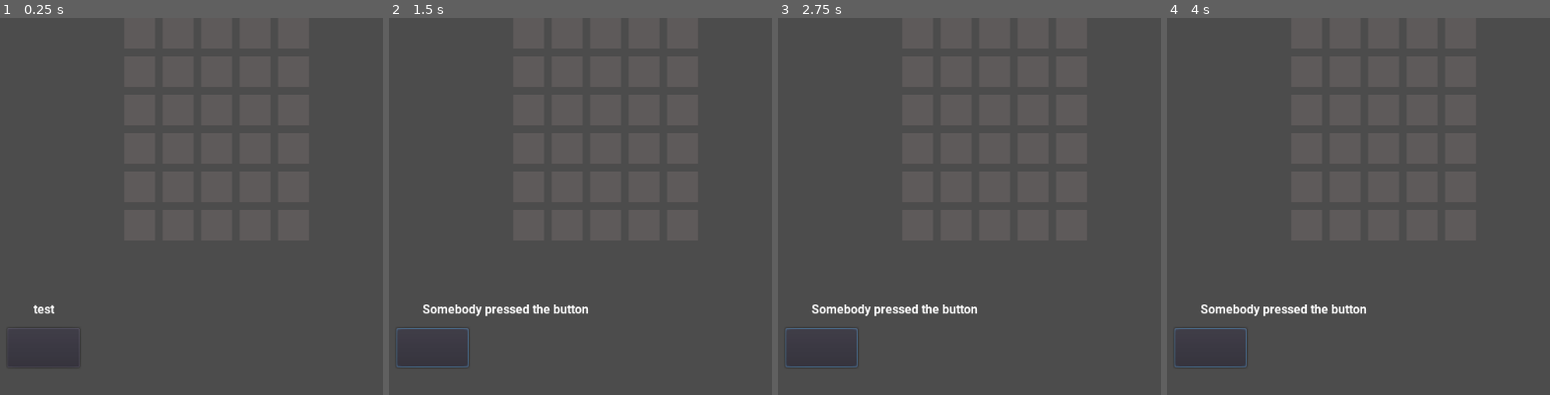
Above: before the commit, frames 1-4 (left to right).
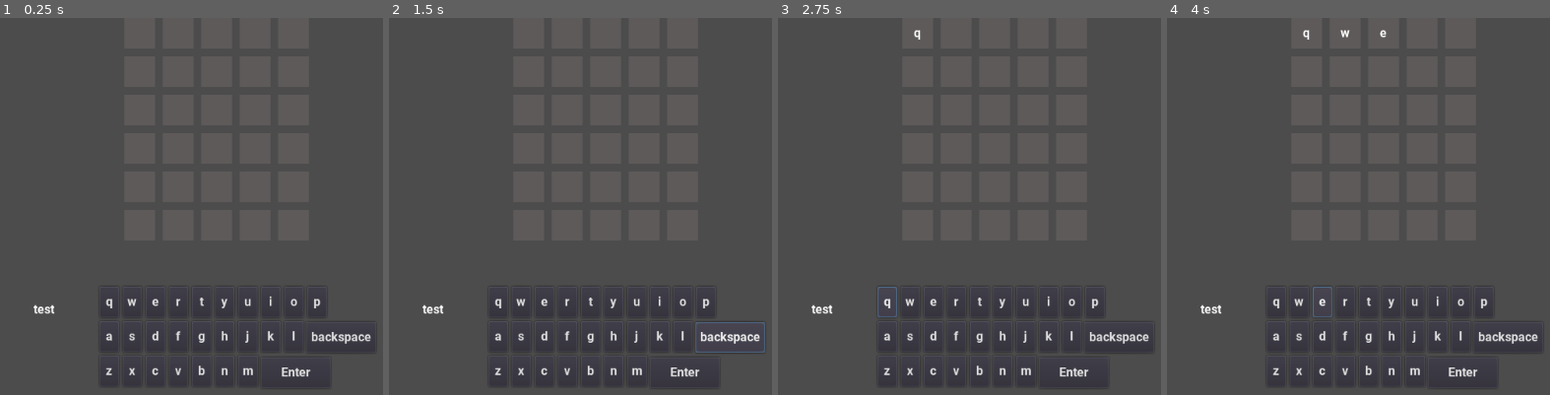
Above: after the commit, the same moments.

Repository: amil-ck/Jujudle
Game: Godot game, scene res://Node2D.tscn
Two runs of this game, one before a commit and one after it. Both use one fixed random seed, a clock stepped at 60 frames per second and the inputs below.
Inputs (mouse positions are in pixels of both pictures, inside the frame that each line leads up to):
- Up to frame 1 (0.25 s): no input
- Up to frame 2 (1.5 s): click (431, 345) at 0.52 s; click (729, 338) at 1.25 s, where only the run after the commit has a clickable "backspace"
- Up to frame 3 (2.75 s): click (889, 300) at 2 s, where only the run after the commit has a clickable "q"
- Up to frame 4 (4 s): click (1301, 300) at 2.75 s, where only the run after the commit has a clickable "w"; click (1324, 300) at 3.5 s, where only the run after the commit has a clickable "e"

The runs differ from the first frame. In frame 1, 1.4% of the frame differs, in the area x 3-97%, y 73-98%; in frame 2, 2.3%; in frame 3, 2.3%; in frame 4, 2.4%, in the area x 2-97%, y 3-98%.

Commit message:
buttons!!!!!!

Diff:
--- /dev/null
+++ b/Godot/Letter_Button.gd
@@ -0,0 +1,6 @@
+extends Button
+
+var main
+
+func _on_Node2D_pressed():
+	main.enter_letter(text)
--- /dev/null
+++ b/Godot/Letter_Button.tscn
@@ -0,0 +1,10 @@
+[gd_scene load_steps=2 format=2]
+
+[ext_resource path="res://Letter_Button.gd" type="Script" id=1]
+
+[node name="Node2D" type="Button"]
+margin_right = 25.0
+margin_bottom = 40.0
+script = ExtResource( 1 )
+
+[connection signal="pressed" from="." to="." method="_on_Node2D_pressed"]
--- a/Godot/Main.gd
+++ b/Godot/Main.gd
@@ -25,9 +25,13 @@
 
 var All_Answers = Four_LetterAnswer + Five_letterAnswer + Six_letterAnswer + Seven_letterAnswer
 
+var letter_list = ["q", "w", "e", "r", "t", "y", "u", "i", "o", "p", "a", "s", "d", "f", "g", "h", "j", "k", "l", "z", "x", "c", "v", "b", "n", "m"]
+var letter_dict = {}
+
 ##################################################################################
 
 var BOX = load("Box.tscn")
+var LETTER_BUTTON = load("Letter_Button.tscn")
 
 var x_offset
 
@@ -46,6 +50,8 @@
 
 var list
 
+var button_inital = Vector2(330, 350)
+
 var guess = ""
 # Called when the node enters the scene tree for the first time.
 func _ready():
@@ -57,6 +63,9 @@
 	x_amount = len(answer)
 	x_offset = (get_viewport().size.x / 2) - (x_apart * x_amount / 2) + 5
 
+	#####################################################################
+	for i in letter_list:
+		letter_dict[i] = "black"
 	######################################################################
 
 	for y in range(y_amount):
@@ -71,9 +80,28 @@
 		box_array.append(y_list)
 
 	##########################################################################
+	var button_y = 0
+	var button_x = 0
+	for i in range(len(letter_list)):
+		if i == 10:
+			button_y = 45
+			button_x = 0
+		elif i == 19:
+			button_y = 90
+			button_x = 0
 
+		button_x += 30
 
+		var button = LETTER_BUTTON.instance()
+		button.text = letter_list[i]
+		button.rect_position = button_inital + Vector2(button_x, button_y)
+		button.main = self
+		add_child(button)
 
+func enter_letter(letter):
+	if cur_x < x_amount:
+		box_array[cur_y][cur_x].set_text(letter)
+		cur_x += 1
 
 func getContents(cur_y):
 	var guess = ""
@@ -136,5 +164,19 @@
 		box_array[cur_y][i].play_anim(result[i])
 
 
-func _on_Button_pressed():
-	$Label.text = "Somebody pressed the button"
+func _on_backspace_pressed():
+	if cur_x > 0:
+		cur_x -= 1
+		box_array[cur_y][cur_x].set_text("")
+
+
+func _on_enter_pressed():
+	if checkWords(list, getContents(cur_y)):
+		guess = getContents(cur_y)
+		var result = check(answer, guess)
+		change_colour(result)
+		if cur_y < 5:
+			cur_y += 1
+			cur_x = 0
+		else:
+			$Label.text = "The answer was: " + answer
--- a/Godot/Node2D.tscn
+++ b/Godot/Node2D.tscn
@@ -12,10 +12,19 @@
 margin_bottom = 390.0
 text = "test"
 
-[node name="Button" type="Button" parent="."]
-margin_left = 240.0
-margin_top = 404.0
-margin_right = 334.0
-margin_bottom = 455.0
+[node name="backspace" type="Button" parent="."]
+margin_left = 629.0
+margin_top = 396.0
+margin_right = 719.0
+margin_bottom = 436.0
+text = "backspace"
 
-[connection signal="pressed" from="Button" to="." method="_on_Button_pressed"]
+[node name="enter" type="Button" parent="."]
+margin_left = 570.0
+margin_top = 442.0
+margin_right = 660.0
+margin_bottom = 482.0
+text = "Enter"
+
+[connection signal="pressed" from="backspace" to="." method="_on_backspace_pressed"]
+[connection signal="pressed" from="enter" to="." method="_on_enter_pressed"]
Not shown, added: Godot/Export/JuJudle.apple-touch-icon.png.import
Not shown, added: Godot/Export/JuJudle.icon.png.import
Not shown, added: Godot/Export/JuJudle.png.import
Not shown, added: Godot/Export/JuJudle.apple-touch-icon.png
Not shown, added: Godot/Export/JuJudle.audio.worklet.js
Not shown, added: Godot/Export/JuJudle.html
Not shown, added: Godot/Export/JuJudle.icon.png
Not shown, added: Godot/Export/JuJudle.js
Not shown, added: Godot/Export/JuJudle.pck
Not shown, added: Godot/Export/JuJudle.png
Not shown, changed: Godot/Export/JuJudle.wasm
Not shown, changed: JuJudle.js
(and 3 more such lines)
